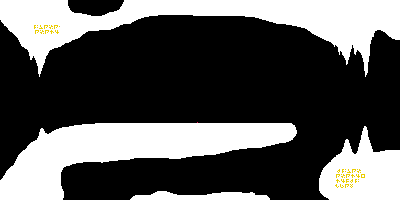
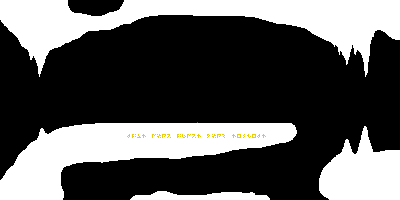
The second (400, 200) image is a revision of the first. Changes to its layers:
painted on "Writing" over [34, 25, 365, 188]
